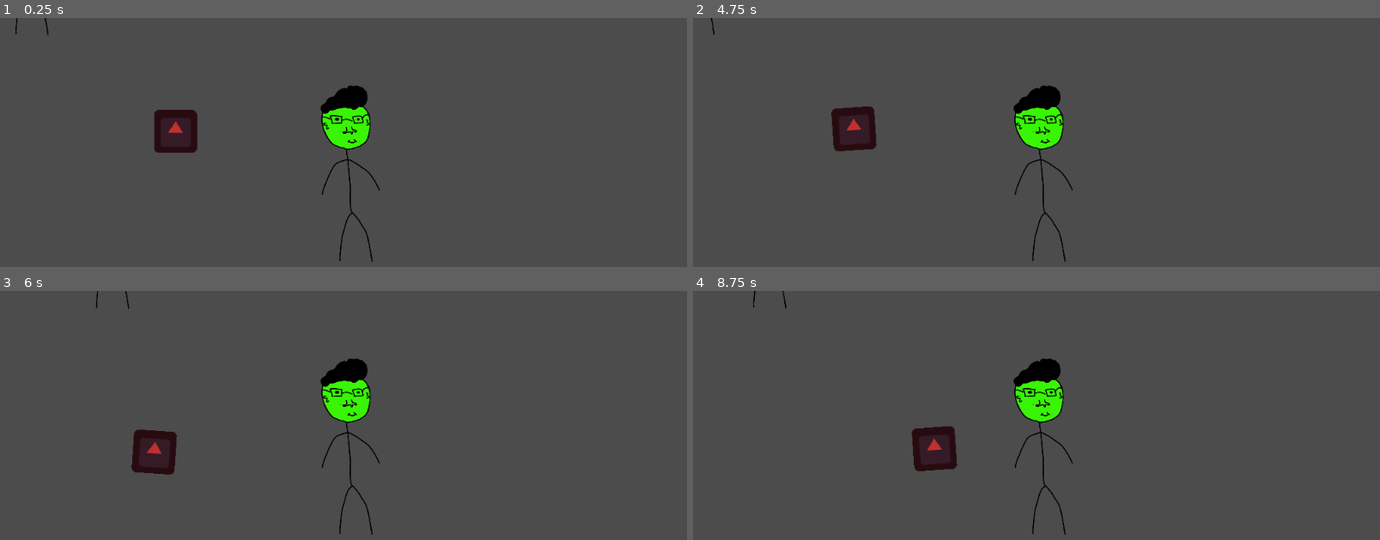
Above: before the commit, frames 1-4 (two rows, left to right).
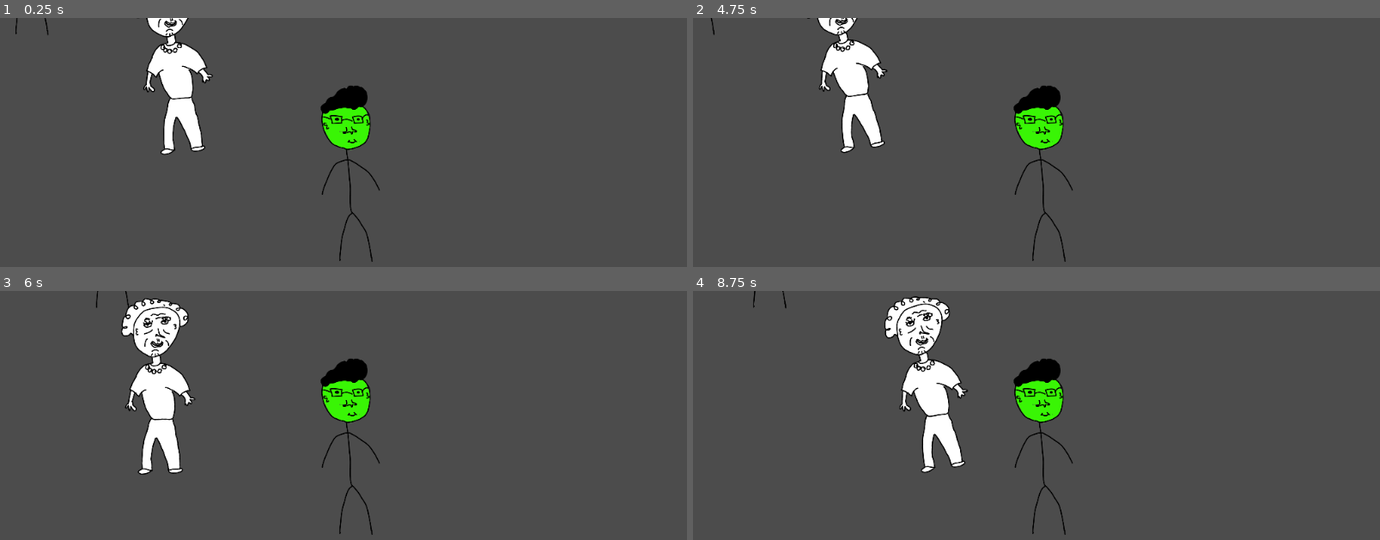
Above: after the commit, the same moments.

Repository: grunkgrunk/gwj-20
Game: Godot game, scene res://World.tscn
Same seed, same stepped clock (60 frames per second), same inputs: the game is played once before the commit and once after it. The engine's default icon, where the game draws it, is replaced by a stand-in: a white triangle on a blue panel in a dark square.
Inputs:
- Up to frame 1 (0.25 s): no input
- Up to frame 2 (4.75 s): tap Enter (ui_accept) at 0.5, 0.77, 1.25, 1.52, 2.75, 3.02, 3.5, 3.77, 4.52 s; hold Right (ui_right) 0.53-1.28 s; tap C (action_1) at 0.6, 2.1, 3.6 s; hold Down (ui_down) 1.28-2.03 s; tap V (action_2) at 1.35, 2.85, 4.35 s; hold Right (ui_right) 2.03-2.78 s; hold Up (ui_up) 2.78-3.53 s; hold Left (ui_left) from 3.53 s (still down); tap Escape (character_select) at 4.15 s
- Up to frame 3 (6 s): release Left (ui_left) at 5.03 s; hold Down (ui_down) 5.03-5.78 s; tap C (action_1) at 5.1 s; hold Right (ui_right) from 5.78 s (still down); tap V (action_2) at 5.85 s
- Up to frame 4 (8.75 s): tap Enter (ui_accept) at 6.02, 6.77, 7.52 s; release Right (ui_right) at 6.53 s; hold Up (ui_up) 6.53-7.28 s; tap C (action_1) at 6.6, 8.1 s; hold Right (ui_right) 7.28-8.03 s; tap V (action_2) at 7.35 s; hold Down (ui_down) from 8.03 s (still down)

The runs differ from the first frame. In frame 1, 3.1% of the frame differs, in the area x 20-31%, y 0-56%; in frame 2, 3.0%; in frame 3, 4.3%, in the area x 17-29%, y 2-74%; in frame 4, 4.3%.

Commit message:
rewrote pausing and added "G"od

Diff:
--- a/game/Actions.gd
+++ b/game/Actions.gd
@@ -3,9 +3,8 @@
 signal action_activated
 
 var is_player_in_control = false
-var is_active = false
+
 var record = []
-var current_time = 0
 var important_buttons = ["ui_up", "ui_down", "ui_left", "ui_right", "action_1", "action_2"]
 var virtual_keyboard = {}
 
@@ -21,18 +20,12 @@
 
 
 func reset():
-	current_time = 0
 	virtual_keyboard = mk_keyboard()
-	is_active = false
+
 	is_player_in_control = false
 	for r in record:
 		r.used =false
 
-func pause():
-	is_active = false
-
-func unpause():
-	is_active = true
 
 # Called when the node enters the scene tree for the first time.
 func _ready():
@@ -40,16 +33,15 @@
 
 # Called every frame. 'delta' is the elapsed time since the previous frame.
 func _process(delta):
-	if not is_active:
+	if G.paused:
 		return
-	current_time += delta
 	update()
 	# DEBUG
 	#if Input.is_action_just_pressed("ui_accept"):
 	#	toggle()
 
 func move_direction():
-	if not is_active:
+	if G.paused:
 		return Vector2()
 	var move = player_move() if is_player_in_control else virtual_move()
 	return move
@@ -84,7 +76,7 @@
 		if evt.used:
 			continue
 		all_used = false
-		if current_time > evt.time:
+		if G.current_time > evt.time:
 			evt.used = true
 			emit_signal("action_activated", evt)
 			virtual_keyboard[evt.action] = evt.type == "pressed"
@@ -111,7 +103,7 @@
 
 func mk_recording(x):
 	 return {
-		"time": current_time,
+		"time": G.current_time,
 		"action": x,
 		"type": f(x),
 		"used": false
--- a/game/Character.gd
+++ b/game/Character.gd
@@ -38,9 +38,3 @@
 func reset():
 	position = start_pos
 	actions.reset()
-
-func pause():
-	actions.pause()
-
-func unpause():
-	actions.unpause()
--- /dev/null
+++ b/game/G.gd
@@ -0,0 +1,17 @@
+extends Node
+
+var current_time = 0
+
+var paused = false
+# Declare member variables here. Examples:
+# var a = 2
+# var b = "text"
+
+
+
+
+# Called every frame. 'delta' is the elapsed time since the previous frame.
+func _process(delta):
+	if paused:
+		return
+	current_time += delta
--- /dev/null
+++ b/game/G.tscn
@@ -0,0 +1,6 @@
+[gd_scene load_steps=2 format=2]
+
+[ext_resource path="res://G.gd" type="Script" id=1]
+
+[node name="G" type="Node"]
+script = ExtResource( 1 )
--- a/game/Granny.tscn
+++ b/game/Granny.tscn
@@ -8,6 +8,6 @@
 script = ExtResource( 1 )
 
 [node name="Sprite" parent="." index="1"]
-modulate = Color( 0.752941, 0.196078, 0.196078, 1 )
-position = Vector2( 0, 0 )
-rotation = 0.0
+scale = Vector2( 0.4, 0.4 )
+texture = ExtResource( 3 )
+offset = Vector2( 0, -250 )
--- a/game/Guard.gd
+++ b/game/Guard.gd
@@ -4,15 +4,20 @@
 export(float) var movespeed = 10
 signal caught
 
+var aware
+
 # Called when the node enters the scene tree for the first time.
 func _ready():
+	aware = true
 	reset()
 
 
 func _on_Guard_body_entered(body):
-	if body.is_in_group("Actor"):
+	if body.is_in_group("Actor") and aware:
 		emit_signal("caught",body)
 	elif body.is_in_group("Cookies"):
+		aware = false
+		body.queue_free()
 		$Timer.start()
 		pause()
 
@@ -36,4 +41,5 @@
 
 
 func _on_Timer_timeout():
+	aware = true
 	unpause()
--- a/game/World.gd
+++ b/game/World.gd
@@ -33,15 +33,16 @@
 
 
 func pause():
-	for a in get_actors():
-		a.pause()
+	G.paused = true
+
 
 func unpause():
-	for a in get_actors():
-		a.unpause()
+	G.paused = false
+
 
 
 func reset():
+	G.current_time = 0
 	for a in get_actors():
 		a.reset()
 
--- a/game/World.tscn
+++ b/game/World.tscn
@@ -15,6 +15,15 @@
 
 [node name="CharacterSelection" parent="ui" instance=ExtResource( 2 )]
 
+[node name="Clock" type="Label" parent="ui"]
+visible = false
+margin_right = 304.0
+margin_bottom = 305.0
+text = "Time: "
+__meta__ = {
+"_edit_use_anchors_": false
+}
+
 [node name="Characters" type="YSort" parent="."]
 
 [node name="Guard" parent="Characters" instance=ExtResource( 5 )]
--- a/game/project.godot
+++ b/game/project.godot
@@ -18,6 +18,10 @@
 config/name="gwj-20"
 run/main_scene="res://World.tscn"
 config/icon="res://icon.png"
+
+[autoload]
+
+G="*res://G.tscn"
 
 [input]
 
